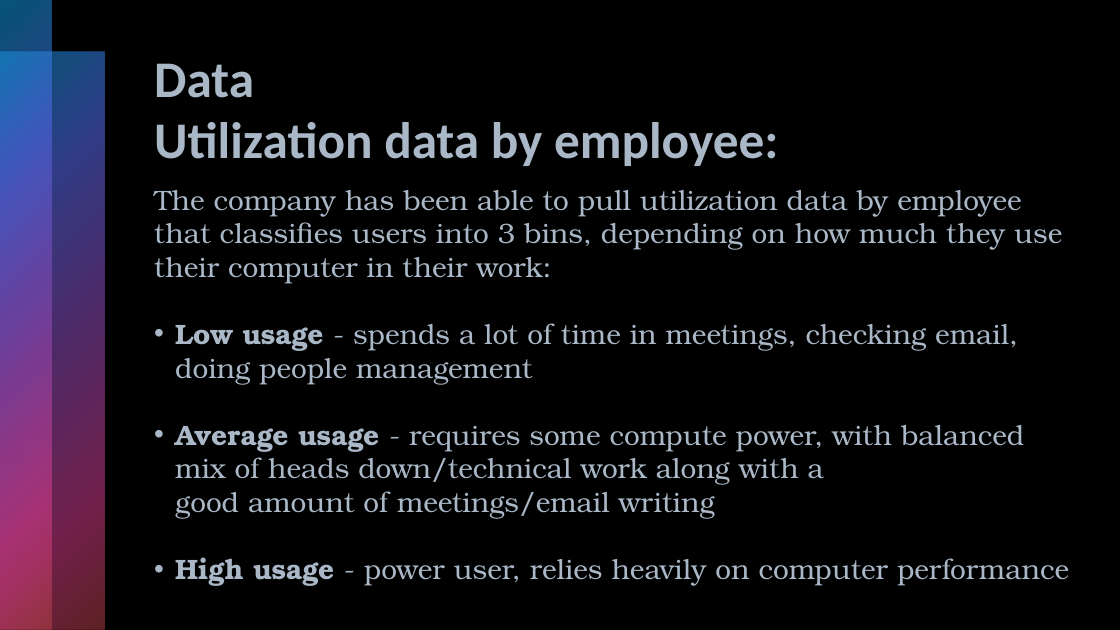
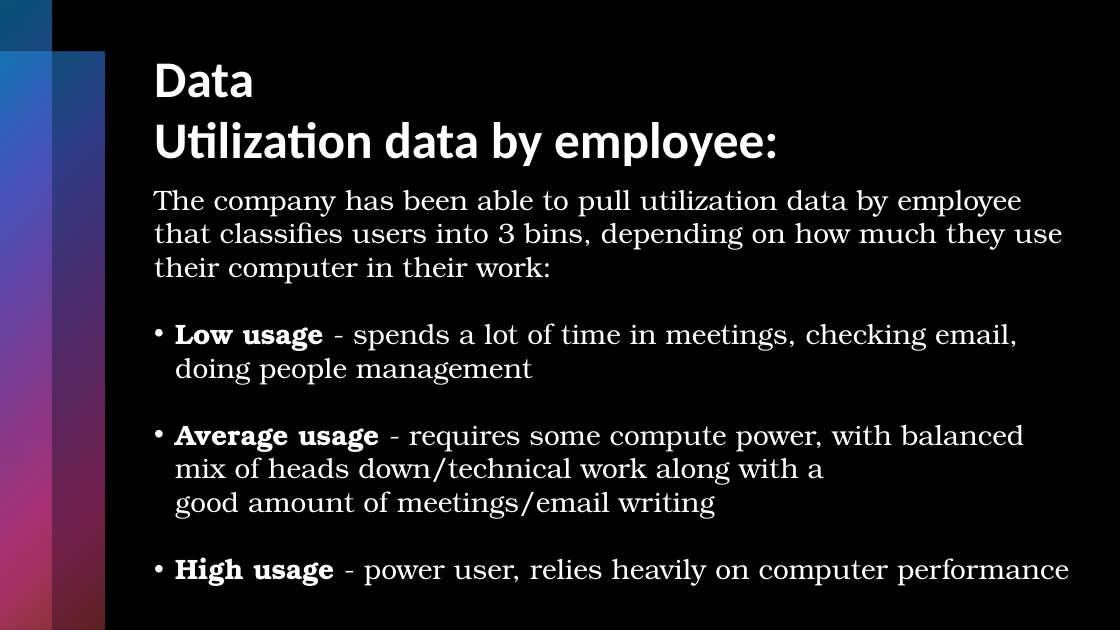
Before and after one commit to tunczyk101/computer_purchase_problem, a slide deck: slide 3 of ppt/J.Sliwa_TechnicalDebrief.pptx. Drawn at 1120x630 pixels with LibreOffice and Linux fonts; fonts in the diff are those of the drawing. Boxes give left, top, right and bottom in pixels: in the first picture for what was removed or moved away, otherwise in the second. Text is boxed around its words. In the diff, an @@ line names an element or a change of style, - is before the commit and + after.

```diff
--- a/ppt/J.Sliwa_TechnicalDebrief.pptx
+++ b/ppt/J.Sliwa_TechnicalDebrief.pptx
@@ title "Data Utilization data by employee:" at (x1=154, y1=63, x2=778, y2=166): text colour #A9B7C6 to #FFFFFF @@
@@ text "The company has been able ..." at (x1=154, y1=190, x2=1069, y2=586): text colour #A9B7C6 to #FFFFFF @@
```
Also in this commit, not shown: 3 other slides changed, 1 slide added, 1 other file.
